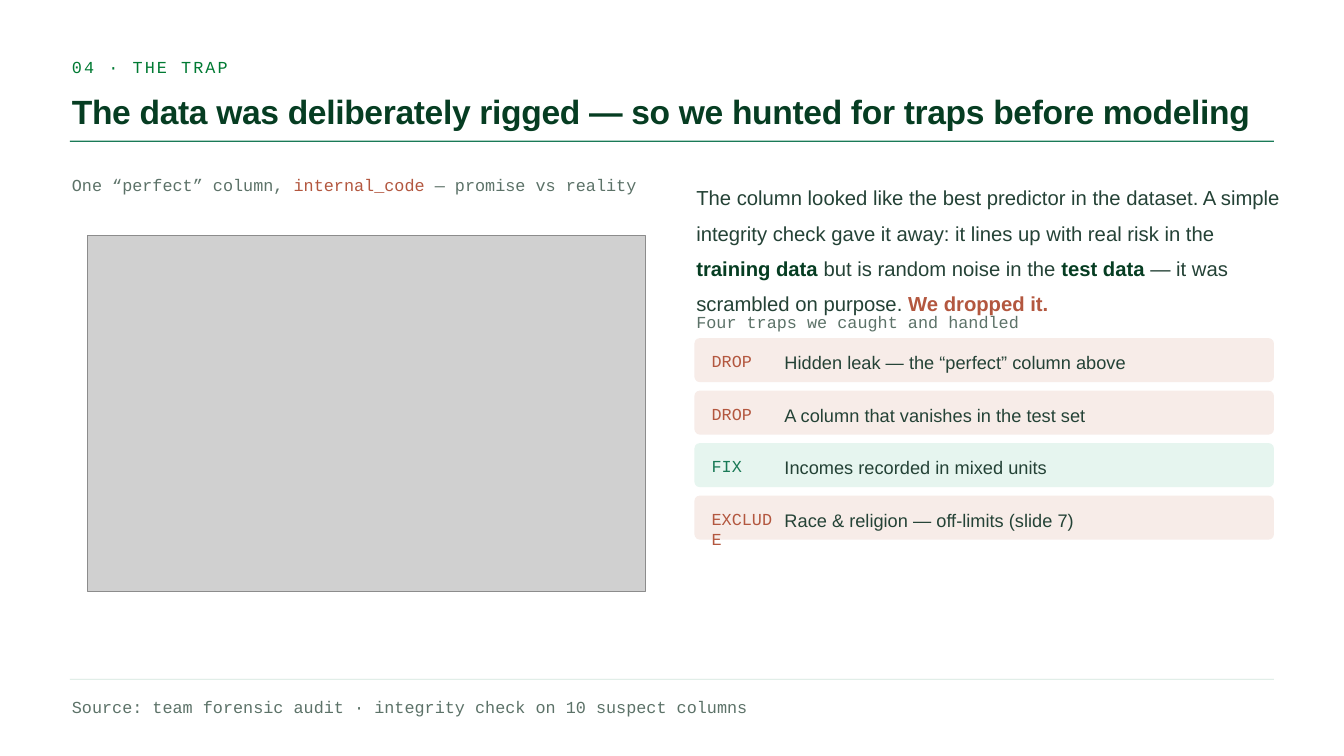
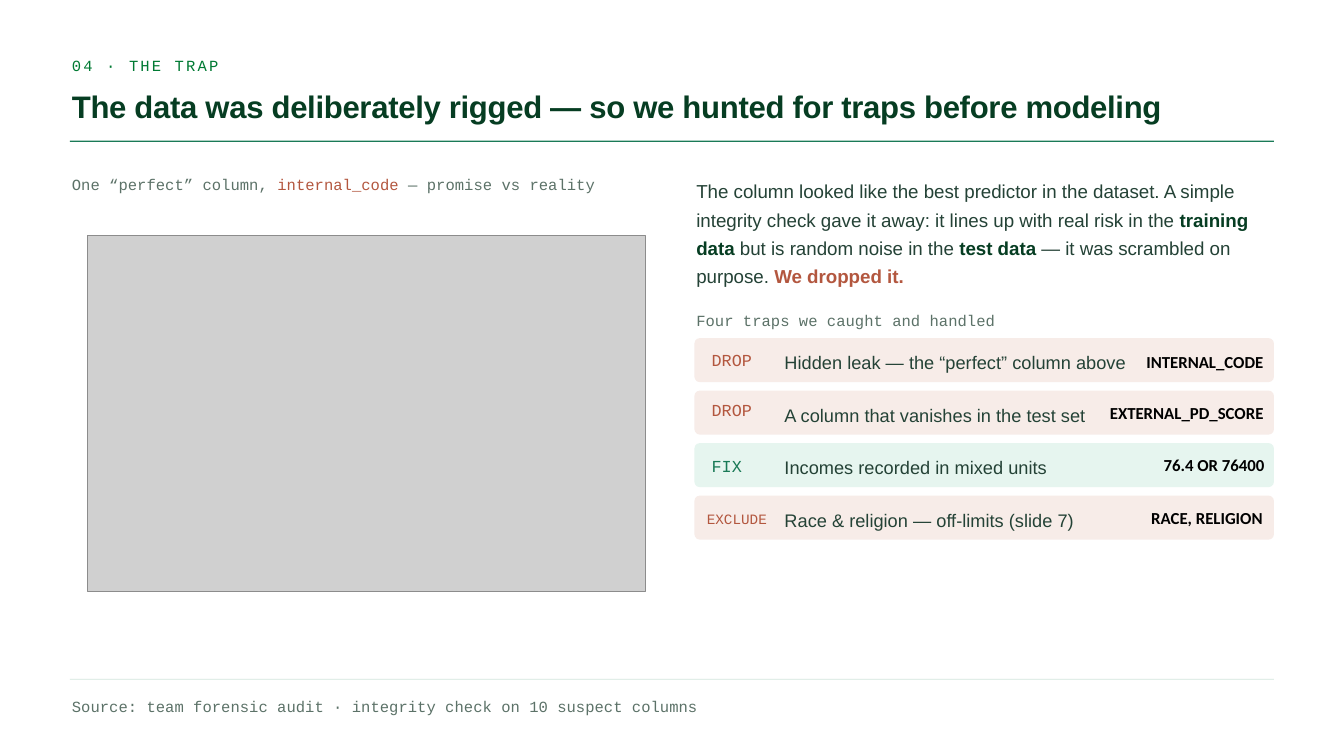
Before and after one commit to GianlucaBave/final-data-finance, a slide deck: slide 4 of presentation/Consulting_Finance_ML_Slides.pptx. Drawn at 1344x756 pixels with LibreOffice and Linux fonts; fonts in the diff are those of the drawing; grey boxes stand for pictures. Boxes give left, top, right and bottom in pixels: in the first picture for what was removed or moved away, otherwise in the second. Text is boxed around its words. In the diff, an @@ line names an element or a change of style, - is before the commit and + after.

```diff
--- a/presentation/Consulting_Finance_ML_Slides.pptx
+++ b/presentation/Consulting_Finance_ML_Slides.pptx
@@ text "The data was deliberately rigged ..." at (72,95,1162,124): size 36 to 33.3 pt; line spacing 1.12 to 1.02 @@
@@ text "The column looked like the ..." at (696,184,1249,287): size 21.8 to 20.1 pt; line spacing 1.45 to 1.25 @@
@@ text added at (1146,357,1263,371), 18 pt, text #000000, bold @@
+INTERNAL_CODE
@@ text "DROP": place and size @@
-text "DROP" at (712,409,752,420)
+text "DROP" at (712,405,752,416)
@@ text added at (1110,408,1264,422), 18 pt, text #000000, bold @@
+EXTERNAL_PD_SCORE
@@ text added at (1164,459,1265,471), 18 pt, text #000000, bold @@
+76.4 OR 76400
@@ text "EXCLUDE" at (707,514,767,524): size 18 to 15.3 pt @@
@@ text added at (1151,513,1263,526), 18 pt, text #000000, bold @@
+RACE, RELIGION
@@ size 18 to 16.6 pt in 4 elements at (72,60,219,71), (72,178,595,193), (696,315,995,329), (72,701,697,715) @@
```
Also in this commit, not shown: 12 other slides changed, 1 other file.
